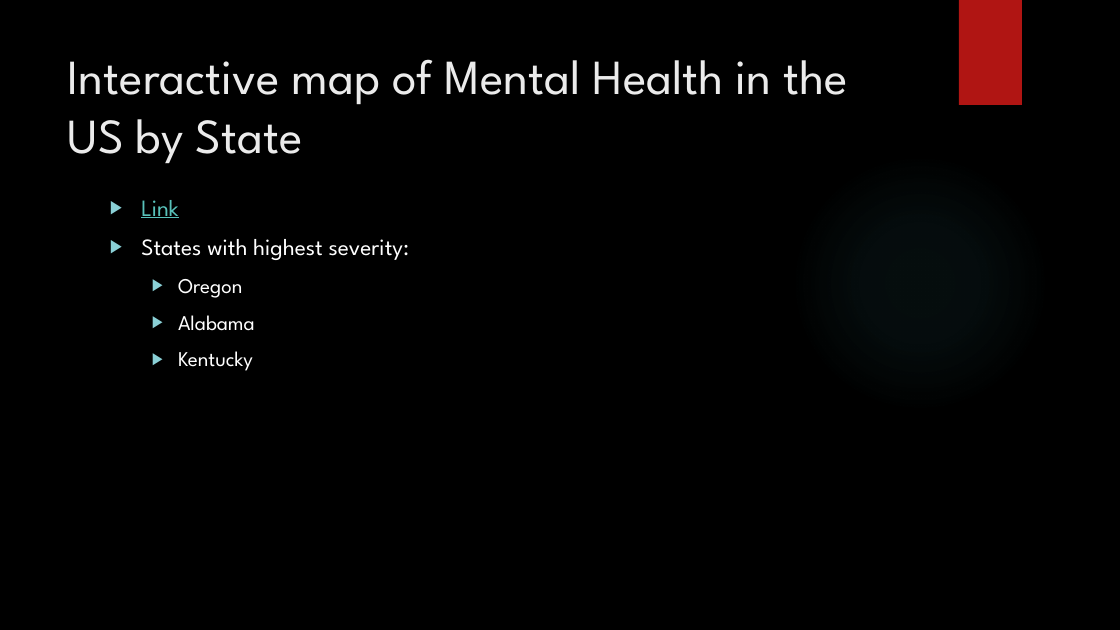
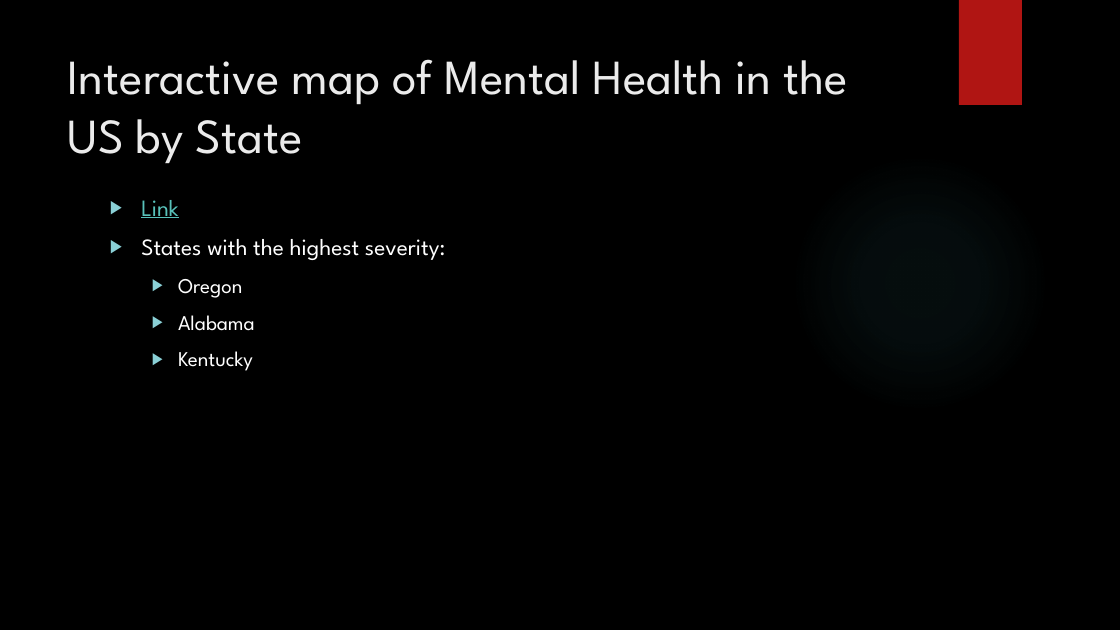
Before and after one commit to brian-e-haley/Mental_health_US, a slide deck: slide 6 of Output/MentalHealth_in_the_US.pptx (slide 5 before the commit). Drawn at 1120x630 pixels with LibreOffice and Linux fonts; fonts in the diff are those of the drawing; background and template pictures are left out. Boxes give left, top, right and bottom in pixels: in the first picture for what was removed or moved away, otherwise in the second. Text is boxed around its words. In the diff, an @@ line names an element or a change of style, - is before the commit and + after.

```diff
--- a/Output/MentalHealth_in_the_US.pptx
+++ b/Output/MentalHealth_in_the_US.pptx
@@ text at bbox=[141, 239, 446, 260]: text changed @@
-▶ States with highest severity:
+▶ States with the highest severity:
```
Also in this commit, not shown: 7 other slides changed, 2 slides added.
